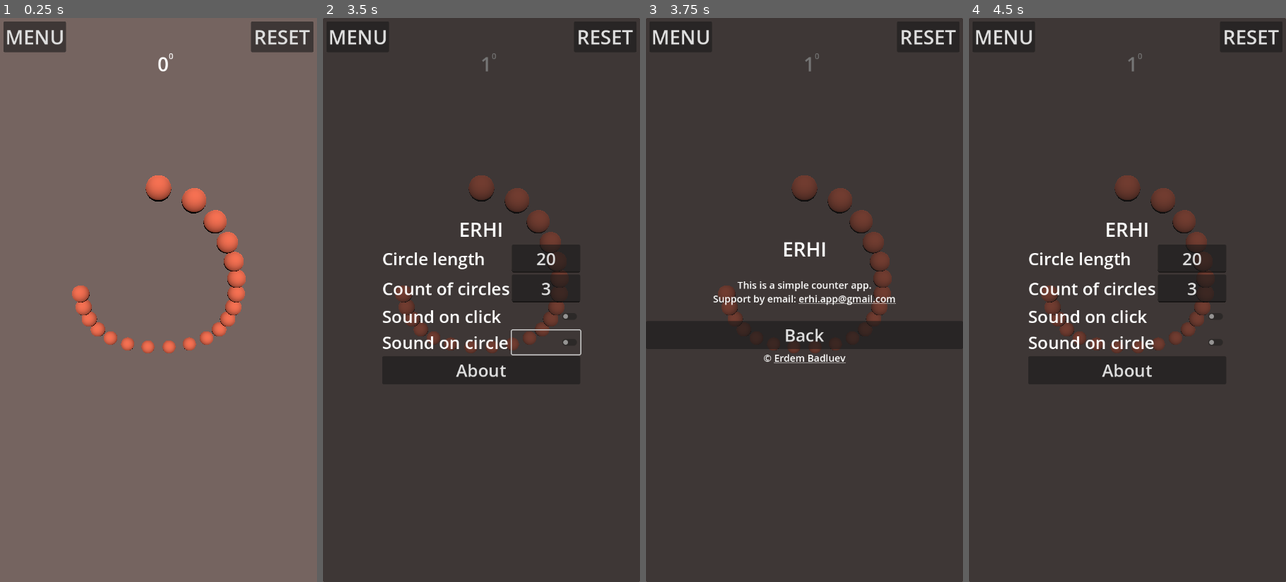
Above: before the commit, frames 1-4 (left to right).
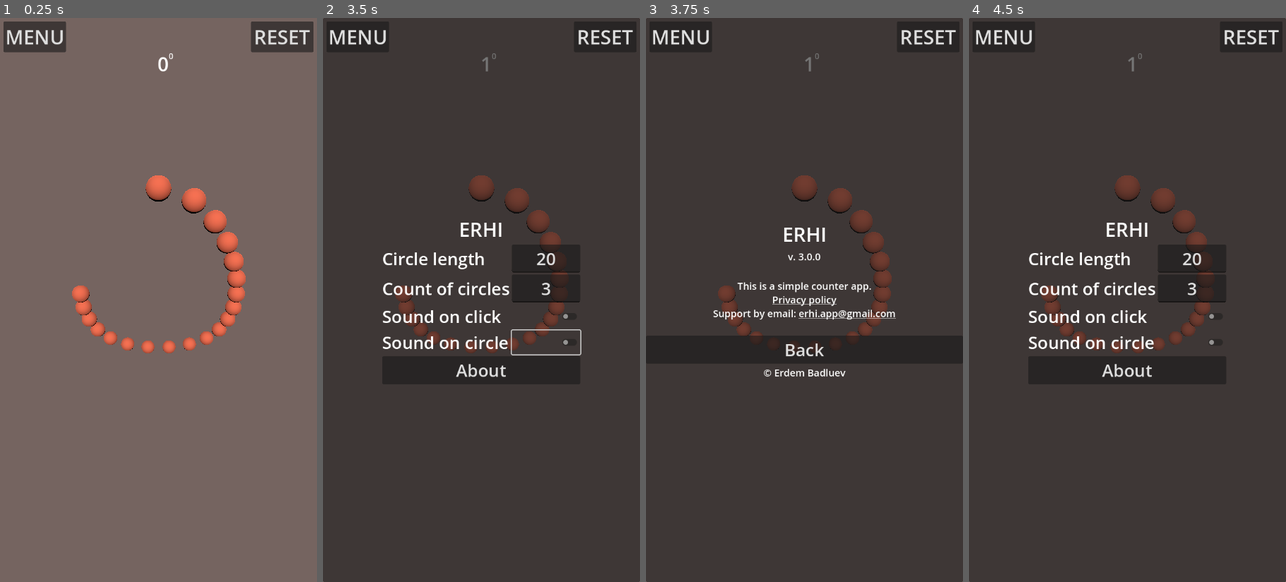
Above: after the commit, the same moments.

Repository: ErdemRodionovich/ERHI_2
Game: Godot game, scene res://main.tscn
Two runs of this game, one before a commit and one after it. Both use one fixed random seed, a clock stepped at 60 frames per second and the inputs below.
Inputs (mouse positions are in pixels of both pictures, inside the frame that each line leads up to):
- Up to frame 1 (0.25 s): no input
- Up to frame 2 (3.5 s): tap Enter at 0.5 s; move the mouse to (551, 271) at 0.52 s; click (551, 271) at 0.6 s; click "MENU" at 1.25 s; click (544, 316) at 2 s; click (544, 345) at 2.75 s
- Up to frame 3 (3.75 s): click "About" at 3.5 s
- Up to frame 4 (4.5 s): click "Back" at 4.25 s

Frames 1-2 are identical in both runs. In frame 3, 2.5% of the frame differs, in the area x 21-79%, y 37-64%; in frame 4, nothing differs.

Commit message:
ERHI 3.0.0 public version

Diff:
--- /dev/null
+++ b/erhi_godot/Icons/ERHI.svg
@@ -0,0 +1,89 @@
+<?xml version="1.0" encoding="UTF-8" standalone="no"?>
+<!-- Created with Inkscape (http://www.inkscape.org/) -->
+
+<svg
+   width="210mm"
+   height="297mm"
+   viewBox="0 0 210 297"
+   version="1.1"
+   id="svg1"
+   inkscape:version="1.4.1 (1:1.4.1+202503302257+93de688d07)"
+   sodipodi:docname="ERHI.svg"
+   xmlns:inkscape="http://www.inkscape.org/namespaces/inkscape"
+   xmlns:sodipodi="http://sodipodi.sourceforge.net/DTD/sodipodi-0.dtd"
+   xmlns="http://www.w3.org/2000/svg"
+   xmlns:svg="http://www.w3.org/2000/svg">
+  <sodipodi:namedview
+     id="namedview1"
+     pagecolor="#ffffff"
+     bordercolor="#666666"
+     borderopacity="1.0"
+     inkscape:showpageshadow="2"
+     inkscape:pageopacity="0.0"
+     inkscape:pagecheckerboard="0"
+     inkscape:deskcolor="#d1d1d1"
+     inkscape:document-units="mm"
+     inkscape:zoom="1.4307099"
+     inkscape:cx="386.87089"
+     inkscape:cy="632.20365"
+     inkscape:window-width="1884"
+     inkscape:window-height="1011"
+     inkscape:window-x="36"
+     inkscape:window-y="32"
+     inkscape:window-maximized="1"
+     inkscape:current-layer="g3" />
+  <defs
+     id="defs1" />
+  <g
+     inkscape:label="Слой 1"
+     inkscape:groupmode="layer"
+     id="layer1">
+    <g
+       id="g3"
+       transform="translate(62.546319,107.35398)">
+      <rect
+         style="opacity:0.977841;fill:#756460;fill-opacity:1;stroke-width:0.475001"
+         id="rect1"
+         width="55"
+         height="55"
+         x="14.953681"
+         y="13.64602" />
+      <g
+         id="g2"
+         transform="translate(3.2358394,10.80336)">
+        <text
+           xml:space="preserve"
+           style="font-size:14.1111px;line-height:1.25;font-family:OpenSymbol;-inkscape-font-specification:'OpenSymbol, Normal';text-align:center;text-orientation:upright;text-anchor:middle;stroke-width:0.264583"
+           x="39.491432"
+           y="28.507057"
+           id="text1"><tspan
+             sodipodi:role="line"
+             id="tspan1"
+             style="font-style:normal;font-variant:normal;font-weight:bold;font-stretch:normal;font-size:14.1111px;font-family:'Noto Serif Lao';-inkscape-font-specification:'Noto Serif Lao, Bold';font-variant-ligatures:normal;font-variant-caps:normal;font-variant-numeric:normal;font-variant-east-asian:normal;stroke-width:0.264583"
+             x="39.491432"
+             y="28.507057">ЭРХИ</tspan></text>
+        <g
+           id="g1">
+          <circle
+             style="opacity:0.977841;fill:#f46f4b;fill-opacity:1;stroke-width:0.475001"
+             id="path1"
+             cx="24.780218"
+             cy="37.137634"
+             r="5" />
+          <circle
+             style="opacity:0.977841;fill:#f46f4b;fill-opacity:1;stroke-width:0.475001"
+             id="path1-6"
+             cx="39.217842"
+             cy="37.072544"
+             r="5" />
+          <circle
+             style="opacity:0.977841;fill:#f46f4b;fill-opacity:1;stroke-width:0.475001"
+             id="path1-0"
+             cx="53.655464"
+             cy="37.39468"
+             r="5" />
+        </g>
+      </g>
+    </g>
+  </g>
+</svg>
--- a/erhi_godot/hud.gd
+++ b/erhi_godot/hud.gd
@@ -7,6 +7,7 @@
 signal reset
 
 func _ready() -> void:
+	$TabContainer/AboutScreen/VersionLabel.text = "v. " + ProjectSettings.get_setting("application/config/version")
 	$TabContainer.hide()
 
 func _check_and_update_circle_length(new_text: String) -> void:
--- a/erhi_godot/hud.tscn
+++ b/erhi_godot/hud.tscn
@@ -138,12 +138,19 @@
 text = "ERHI"
 horizontal_alignment = 1
 
+[node name="VersionLabel" type="Label" parent="TabContainer/AboutScreen"]
+layout_mode = 2
+theme_override_font_sizes/font_size = 20
+text = "v. 3.0.0"
+horizontal_alignment = 1
+
 [node name="AboutRichTextLabel" type="RichTextLabel" parent="TabContainer/AboutScreen"]
 layout_mode = 2
 theme_override_font_sizes/normal_font_size = 20
 bbcode_enabled = true
 text = "
 This is a simple counter app.
+[url=https://erdemrodionovich.github.io/erhi/privacy.html]Privacy policy[/url]
 Support by email: [url=mailto:erhi.app@gmail.com]erhi.app@gmail.com[/url]
  "
 fit_content = true
--- a/erhi_godot/project.godot
+++ b/erhi_godot/project.godot
@@ -11,16 +11,22 @@
 [application]
 
 config/name="ERHI"
+config/version="3.0.0"
 run/main_scene="uid://k6timqto44u3"
 config/features=PackedStringArray("4.4", "GL Compatibility")
 boot_splash/image="uid://dowy118dsk7f2"
-config/icon="res://icon.svg"
+config/icon="uid://dxm5m2lid6omc"
 
 [display]
 
 window/size/viewport_width=648
 window/size/viewport_height=1152
 window/handheld/orientation=1
+
+[editor]
+
+movie_writer/movie_file="/media/data/Projects/unity_projects/ERHI 2/erhi_godot/build/play.avi"
+movie_writer/fps=30
 
 [input]
 
@@ -34,4 +40,5 @@
 
 renderer/rendering_method="gl_compatibility"
 renderer/rendering_method.mobile="gl_compatibility"
+textures/vram_compression/import_etc2_astc=true
 environment/defaults/default_clear_color=Color(0.458824, 0.392157, 0.376471, 1)
Binary file added: erhi_godot/Icons/Background_ERHI_432.png
Not shown, added: erhi_godot/Icons/Background_ERHI_432.png.import
Not shown, added: erhi_godot/Icons/ERHI.svg.import
Binary file added: erhi_godot/Icons/ERHI_432.png
Not shown, added: erhi_godot/Icons/ERHI_432.png.import
Binary file added: erhi_godot/Icons/Foreground_ERHI_432.png
Not shown, added: erhi_godot/Icons/Foreground_ERHI_432.png.import
Binary file added: erhi_godot/Icons/Main_ERHI_192x192.png
Not shown, added: erhi_godot/Icons/Main_ERHI_192x192.png.import
Binary file added: erhi_godot/Screens/Settings_screen.png
Not shown, added: erhi_godot/Screens/Settings_screen.png.import
Binary file added: erhi_godot/Screens/Start_screen.png
(and 2 more such lines)
